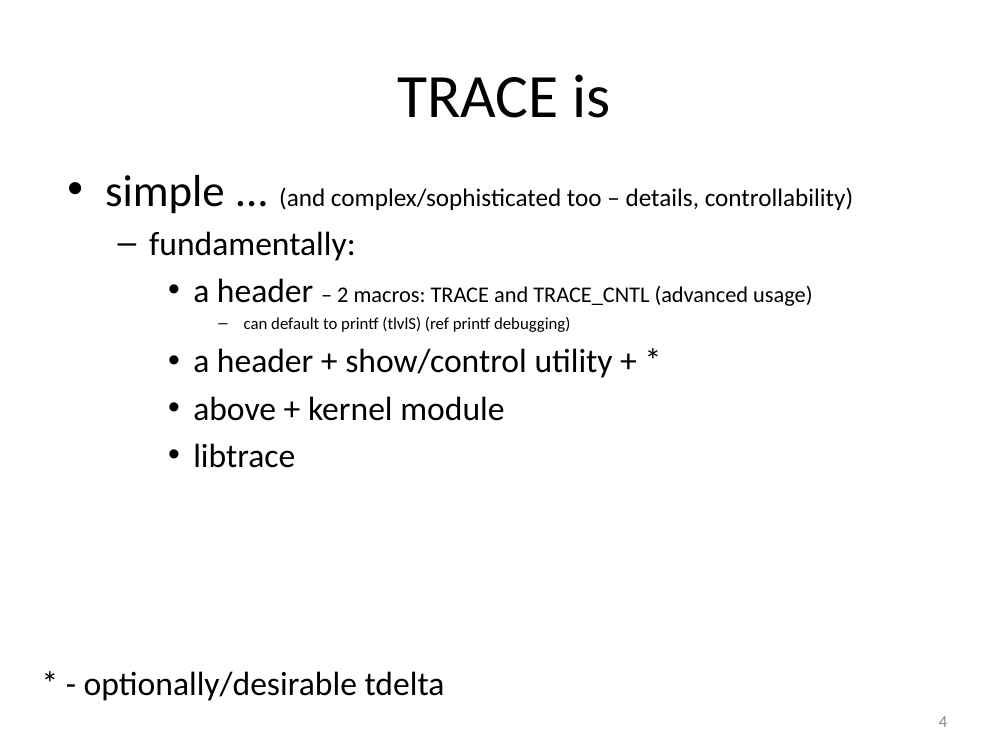
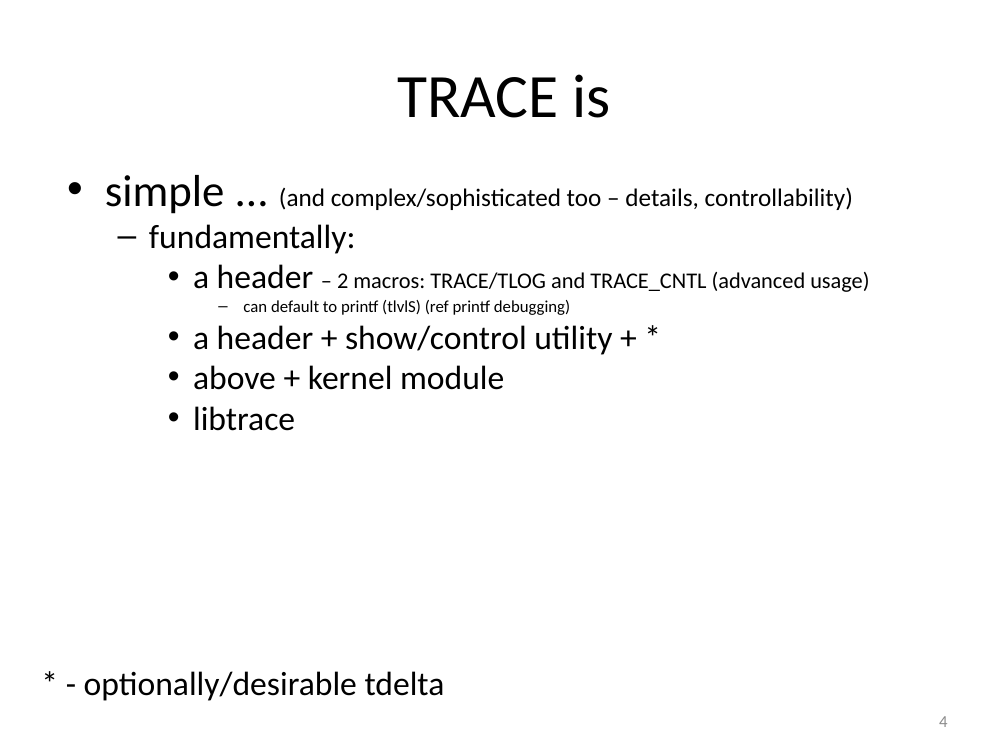
Before and after one commit to art-daq/trace, a slide deck: slide 4 of doc/trace.pptx. Drawn at 1008x756 pixels with LibreOffice and Linux fonts; fonts in the diff are those of the drawing. Boxes give left, top, right and bottom in pixels: in the first picture for what was removed or moved away, otherwise in the second. Text is boxed around its words. In the diff, an @@ line names an element or a change of style, - is before the commit and + after.

Commit message:
TRACE release v3_13_11

```diff
--- a/doc/trace.pptx
+++ b/doc/trace.pptx
@@ text at <box>105,175,853,431</box>: indent changed; less space between paragraphs @@
@@ text at <box>193,264,869,292</box>: text changed @@
-    • a header – 2 macros: TRACE and TRACE_CNTL (advanced usage)
+    • a header – 2 macros: TRACE/TLOG and TRACE_CNTL (advanced usage)
```
Also in this commit, not shown: 14 other slides changed, 30 other files.
